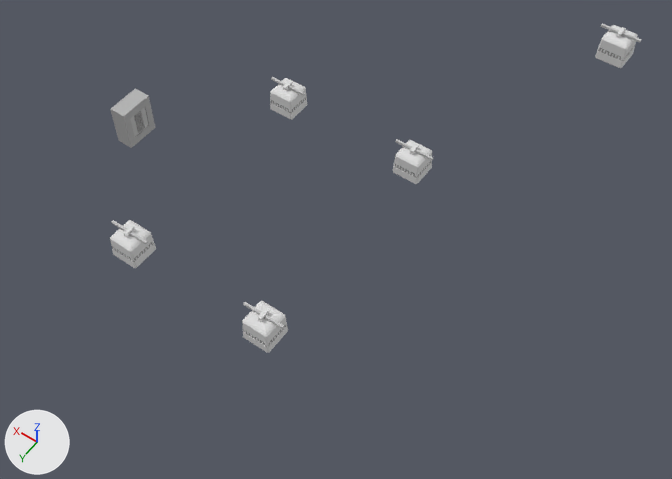
An edit to the Blender file Working/switchpuzzles.blend, drawn before and after from the same camera.
Camera for both pictures: a 50 mm lens placed at (-16.4, 48.1, 76.8), pointed at (18.9, -1.2, -0.7). Arrows for +X, +Y and +Z are at lower left; the lights stay in place. Mesh edges are drawn as thin lines on the coarser meshes.

The scene before the commit, as lines of its bpy script (objects in view):
```python
me_bell = bpy.data.meshes.new('Bell')
me_bell.from_pydata(...)  # 365 vertices, 220 faces; spans x -2.3..2.3, y -1.62..1.62, z -3.31..0.36
# faces by material slot: [201, 13, 6]
me_bell.materials.append(mat_bell)  # light grey #e0e0e0
me_bell.materials.append(mat_bell_deco)  # grey #a0a0a0
me_bell.materials.append(mat_bell_bar)  # light grey #c5c5c5
me_plane = bpy.data.meshes.new('Plane')
me_plane.from_pydata(...)  # 1924 vertices, 1826 faces; spans x -9.0..51.0, y -19.0..19.0, z -1.0..6.0
# faces by material slot: [1667, 159]
me_plane.materials.append(mat_default)  # light grey #cacaca
me_plane.materials.append(mat_path)  # grey #9e9e9e
ob_bell_001 = bpy.data.objects.new('Bell.001', me_bell)
ob_bell_001.location = (17.0, -13.0, 4.0)
ob_bell_002 = bpy.data.objects.new('Bell.002', me_bell)
ob_bell_002.location = (34.0, -13.0, 4.0)
ob_plane = bpy.data.objects.new('Plane', me_plane)
ob_plane.location = (0.0, 0.0, 0.0)
ob_plane.hide_viewport = True
# also in view: 'Bell' at (17.0, 13.0, 2.5); 'Door' at (46.0, 0.0, 2.5); 'Bell.Template' at (5.0, -35.0, 9.3); 'Bell.003' at (34.0, 13.0, 2.5)
```
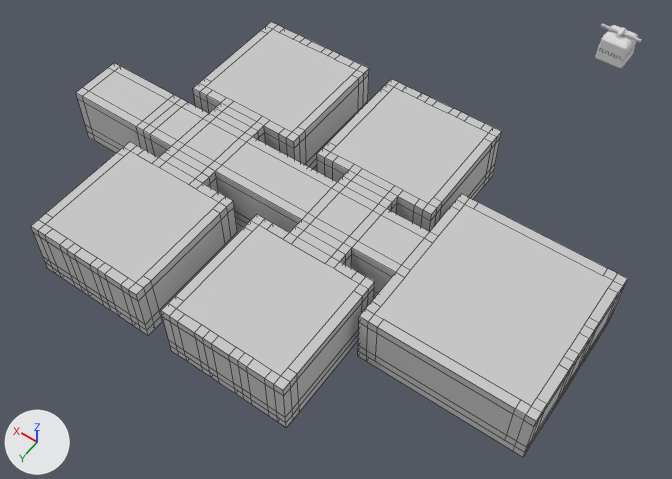
What differs and where, as boxes [x1, y1, x2, y2] in the pictures (672 x 479 px):
'Plane', shown
    after: [31, 22, 628, 457]
'Door', unchanged, covered by the edit
    before: [110, 88, 155, 148]
'Bell', unchanged, covered by the edit
    before: [242, 301, 288, 353]
'Bell.003', unchanged, covered by the edit
    before: [110, 220, 156, 268]

The change, as a list of edits to the scene's bpy script:
```text
Change ob_plane:
    remove ob_plane.hide_viewport = True
```
